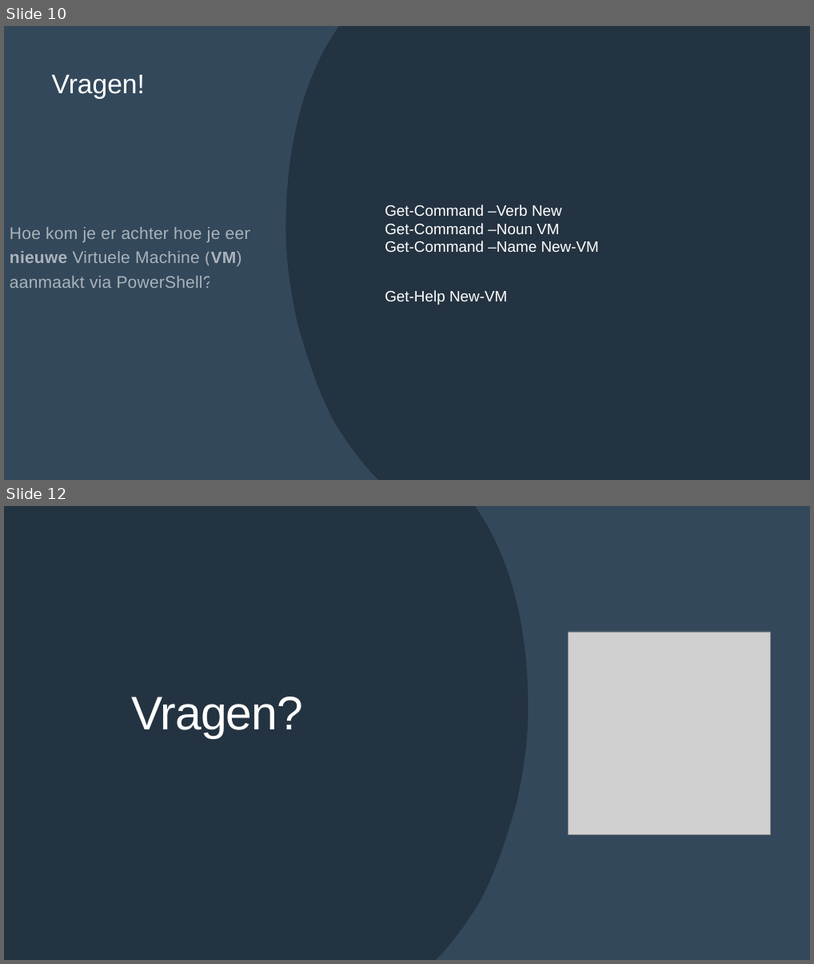
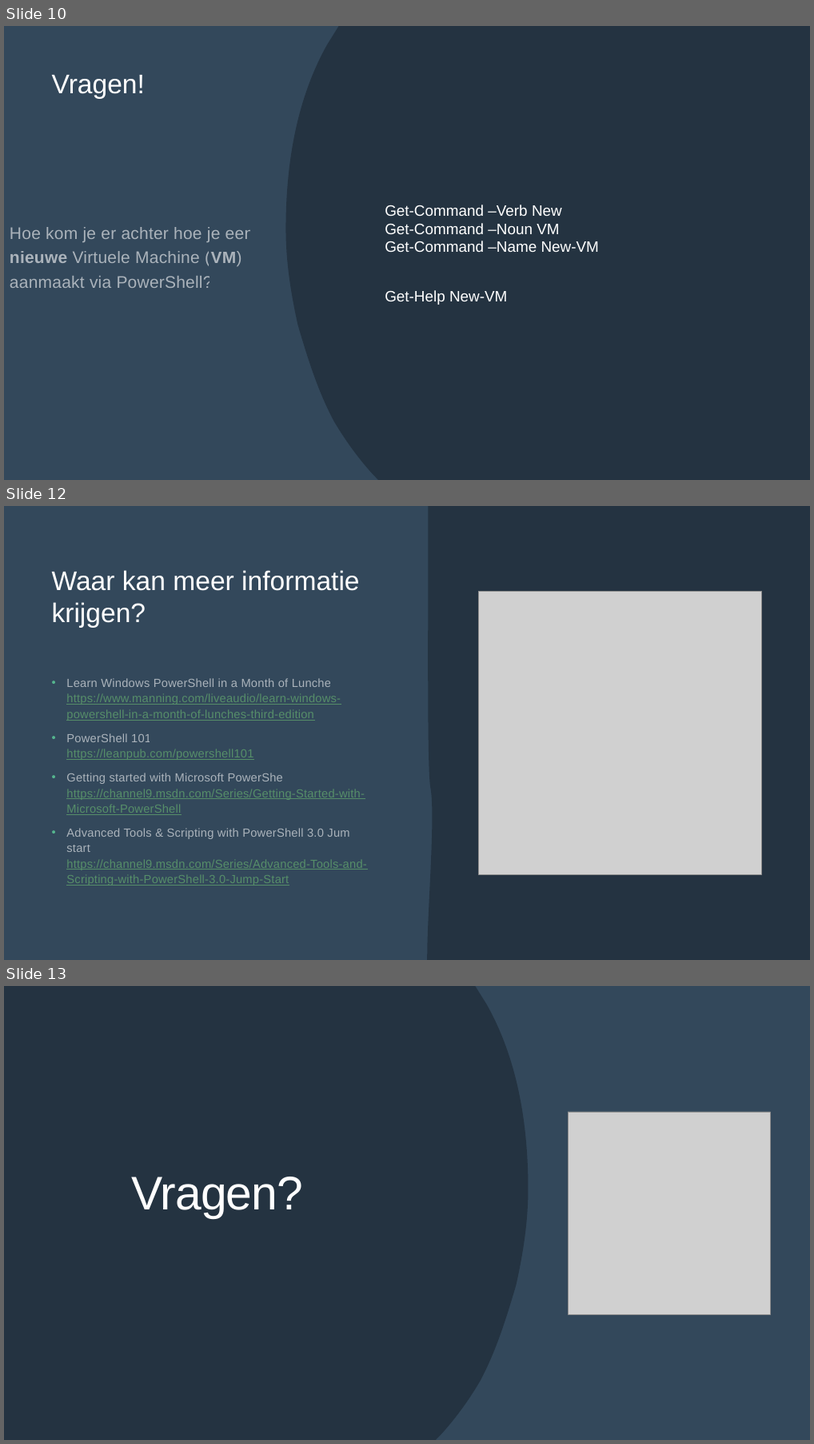
Before and after one commit to powershellpr0mpt/Events, a slide deck: CTT+/PowerShell Basics/CTT+ - Powershell basics.pptx. Shown one above the other, each under a label of ours: slides 10 and 12 before the commit, slides 10, 12 and 13 after it; the slides between them are not shown. The pictures are 814x964 and 814x1444 pixels, drawn with LibreOffice and Linux fonts; fonts in the diff are those of the drawing; grey boxes stand for pictures. Boxes give left, top, right and bottom in pixels: in the first picture for what was removed or moved away, otherwise in the second. Text is boxed around its words. In the diff, an @@ line names an element or a change of style, - is before the commit and + after.

```diff
--- a/CTT+/PowerShell Basics/CTT+ - Powershell basics.pptx
+++ b/CTT+/PowerShell Basics/CTT+ - Powershell basics.pptx
@@ slide 12 added at [4,506,810,960], background #243341 @@
@@ rectangle added at [4,506,810,960], fill #33485B @@
@@ freeform shape added at [428,506,810,960], fill #243341 @@
@@ title added at [52,570,359,628], 32 pt, text #FFFFFF @@
+Waar kan meer informatie krijgen?
@@ picture added at [479,591,762,875] @@
@@ text added at [66,678,366,885], 14 pt, text #568E69, underline @@
+• Learn Windows PowerShell in a Month of Lunches
+  https://www.manning.com/liveaudio/learn-windows-powershell-in-a-month-of-lunches-third-edition
+• PowerShell 101
+  https://leanpub.com/powershell101
+• Getting started with Microsoft PowerShell
+  https://channel9.msdn.com/Series/Getting-Started-with-Microsoft-PowerShell
+• Advanced Tools & Scripting with PowerShell 3.0 Jump start
+  https://channel9.msdn.com/Series/Advanced-Tools-and-Scripting-with-PowerShell-3.0-Jump-Start
@@ what was slide 12 is now slide 13 @@
```
Also in this commit, not shown: 2 slides changed.
